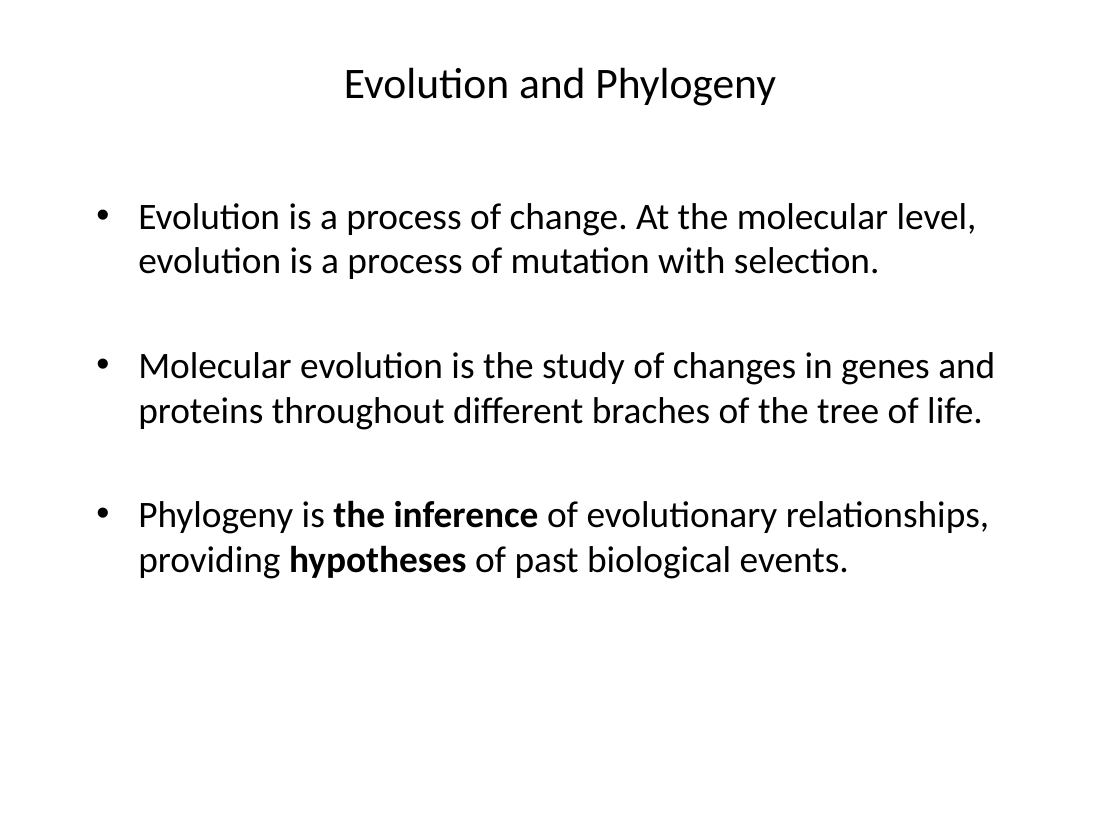
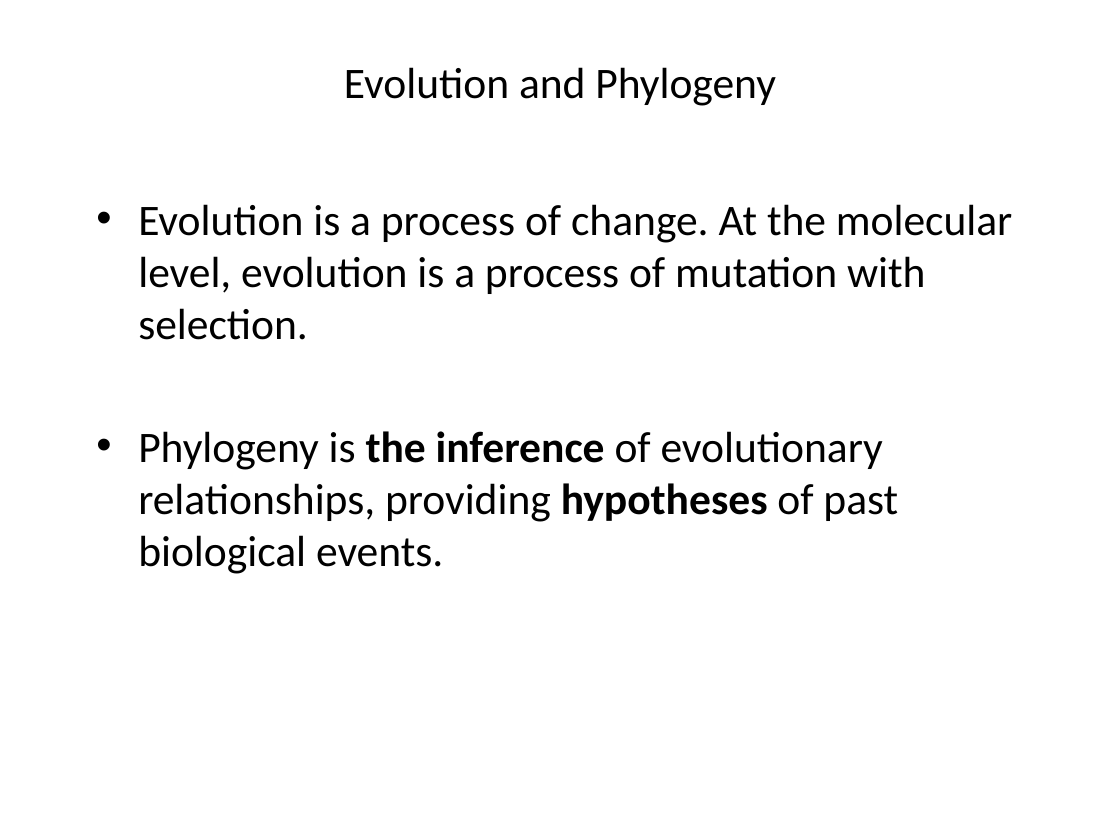
Before and after one commit to liu3zhenlab/teaching, a slide deck: slide 4 of PLPTH813Bioinformatis/2023/lectures/lecture10_phylogeny.pptx. Drawn at 1120x840 pixels with LibreOffice and Linux fonts; fonts in the diff are those of the drawing. Boxes give left, top, right and bottom in pixels: in the first picture for what was removed or moved away, otherwise in the second. Text is boxed around its words. In the diff, an @@ line names an element or a change of style, - is before the commit and + after.

```diff
--- a/PLPTH813Bioinformatis/2023/lectures/lecture10_phylogeny.pptx
+++ b/PLPTH813Bioinformatis/2023/lectures/lecture10_phylogeny.pptx
@@ text "Evolution is a process of ..." at [138, 204, 1012, 574]: size 24 to 28 pt @@
@@ text at [138, 352, 995, 430]: paragraph removed @@
-• Molecular evolution is the study of changes in genes and proteins throughout different braches of the tree of life.
```
Also in this commit, not shown: 2 other slides changed, 1 slide added, 6 other files.
